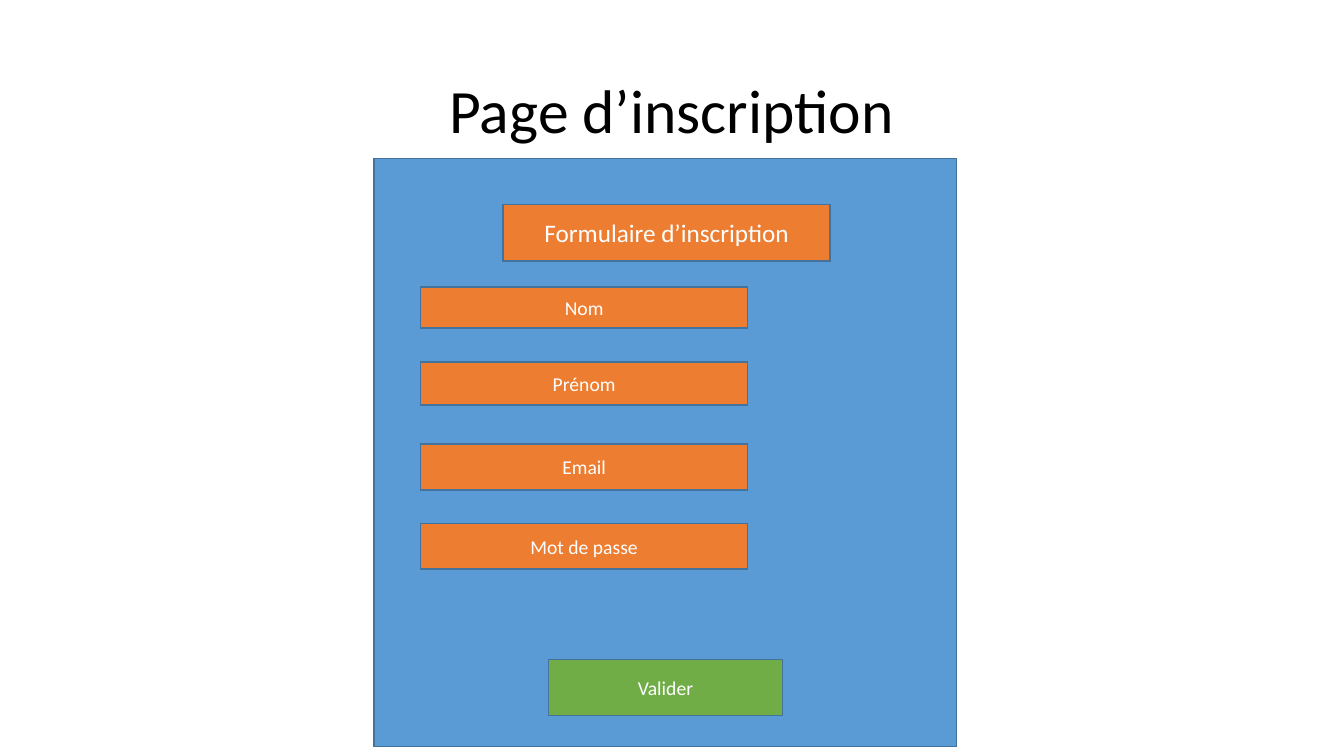
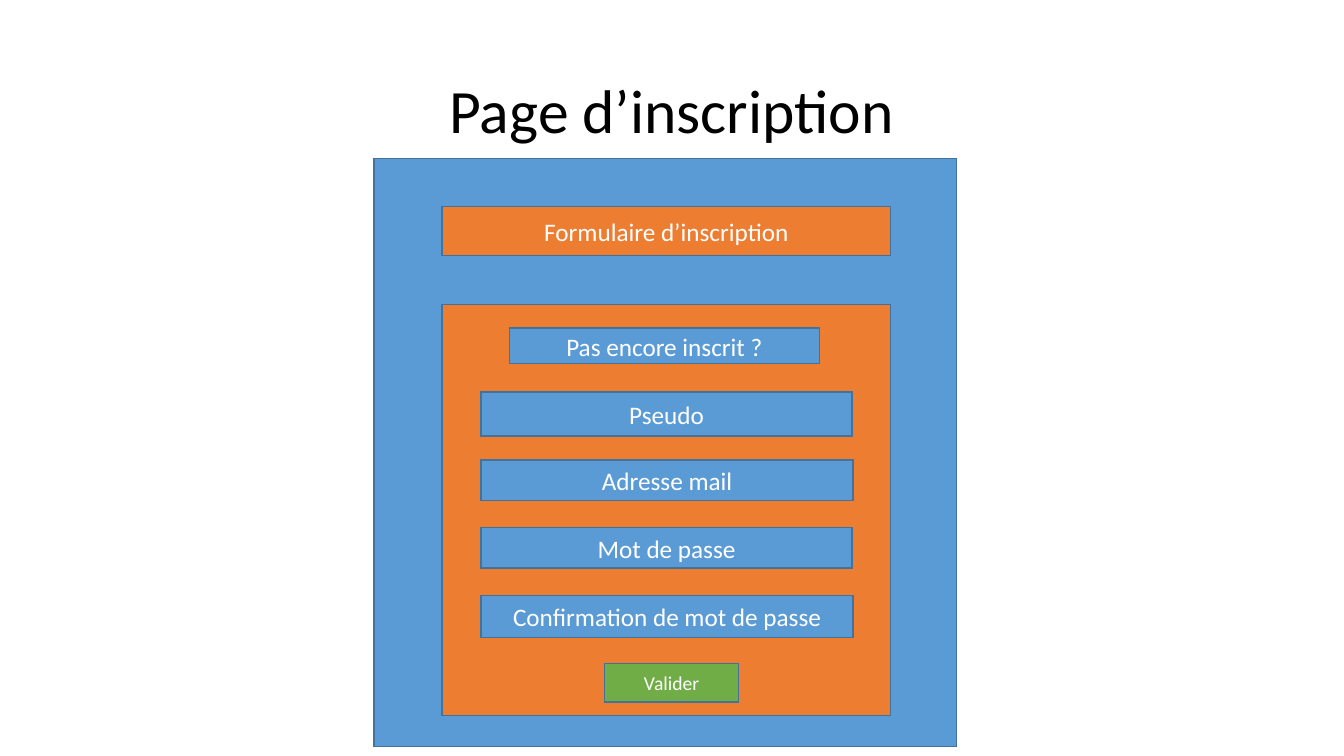
Before and after one commit to Vanda89/Blog_jean_forteroche, a slide deck: slide 11 of docs/Schéma-blog.pptx (slide 10 before the commit). Drawn at 1344x756 pixels with LibreOffice and Linux fonts; fonts in the diff are those of the drawing. Boxes give left, top, right and bottom in pixels: in the first picture for what was removed or moved away, otherwise in the second. Text is boxed around its words. In the diff, an @@ line names an element or a change of style, - is before the commit and + after.

```diff
--- a/docs/Schéma-blog.pptx
+++ b/docs/Schéma-blog.pptx
@@ rectangle "Formulaire d’inscription": place and size @@
-rectangle "Formulaire d’inscription" at box(503, 205, 831, 261)
+rectangle "Formulaire d’inscription" at box(442, 207, 890, 256)
@@ rectangle removed at box(420, 287, 748, 329) @@
-Nom
@@ rectangle added at box(442, 304, 890, 716), fill #ED7D31, outline #43739E 1 pt @@
@@ rectangle added at box(509, 328, 819, 363), fill #5B9BD5, outline #43739E 1 pt, 18 pt, text #FFFFFF @@
+Pas encore inscrit ?
@@ rectangle removed at box(420, 362, 748, 405) @@
-Prénom
@@ rectangle added at box(481, 392, 852, 437), fill #5B9BD5, outline #43739E 1 pt, 18 pt, text #FFFFFF @@
+Pseudo
@@ rectangle removed at box(420, 445, 748, 491) @@
-Email
@@ rectangle added at box(481, 460, 853, 500), fill #5B9BD5, outline #43739E 1 pt, 18 pt, text #FFFFFF @@
+Adresse mail
@@ rectangle "Mot de passe": place and size @@
-rectangle "Mot de passe" at box(420, 523, 748, 569)
+rectangle "Mot de passe" at box(481, 528, 852, 569)
@@ rectangle "Mot de passe" at box(481, 528, 852, 569): size 14 to 18 pt; fill #ED7D31 to #5B9BD5 @@
@@ rectangle added at box(481, 596, 853, 638), fill #5B9BD5, outline #43739E 1 pt, 18 pt, text #FFFFFF @@
+Confirmation de mot de passe
@@ rectangle "Valider": place and size @@
-rectangle "Valider" at box(548, 659, 782, 715)
+rectangle "Valider" at box(605, 663, 739, 702)
```
Also in this commit, not shown: 8 other slides changed, 1 slide added, 12 other files.
